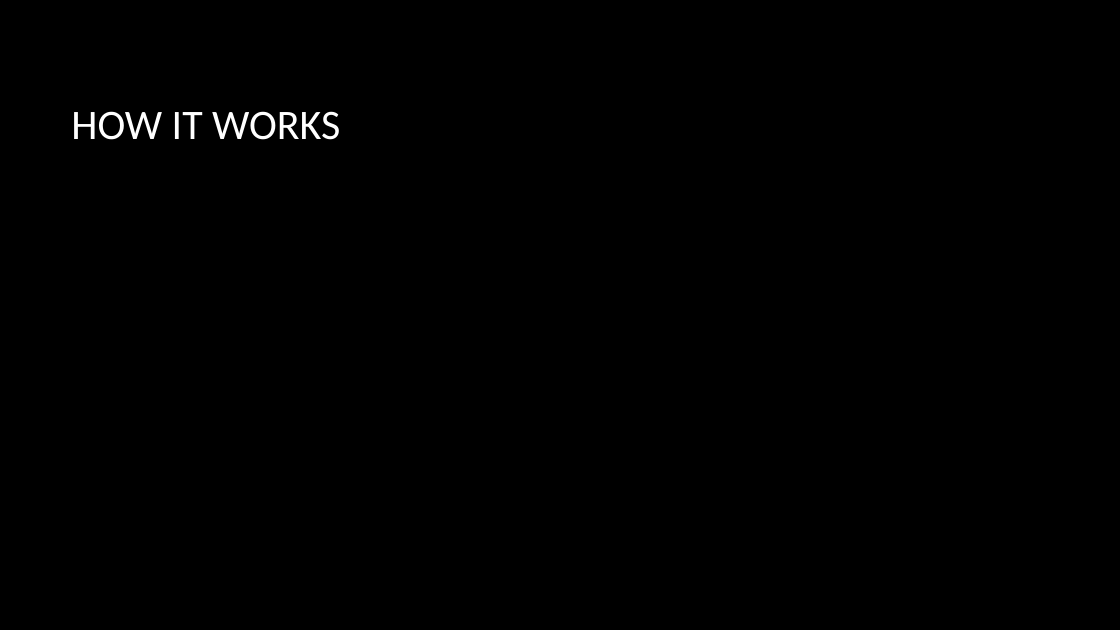
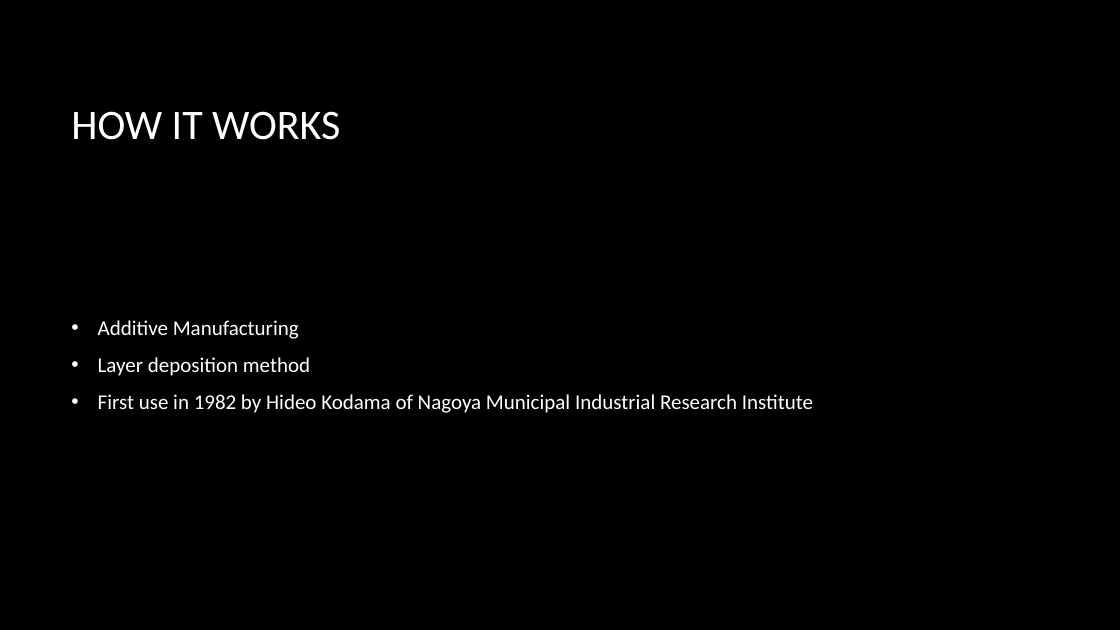
Before and after one commit to connerk/Tinkerfest, a slide deck: slide 2 of Presentation/3D Printing.pptx (slide 3 before the commit). Drawn at 1120x630 pixels with LibreOffice and Linux fonts; fonts in the diff are those of the drawing; background and template pictures are left out. Boxes give left, top, right and bottom in pixels: in the first picture for what was removed or moved away, otherwise in the second. Text is boxed around its words. In the diff, an @@ line names an element or a change of style, - is before the commit and + after.

```diff
--- a/Presentation/3D Printing.pptx
+++ b/Presentation/3D Printing.pptx
@@ text added at [98, 320, 813, 413], 18 pt, text #FFFFFF @@
+• Additive Manufacturing
+• Layer deposition method
+• First use in 1982 by Hideo Kodama of Nagoya Municipal Industrial Research Institute
```
Also in this commit, not shown: 1 other slide changed, 1 slide removed, 7 other files.
